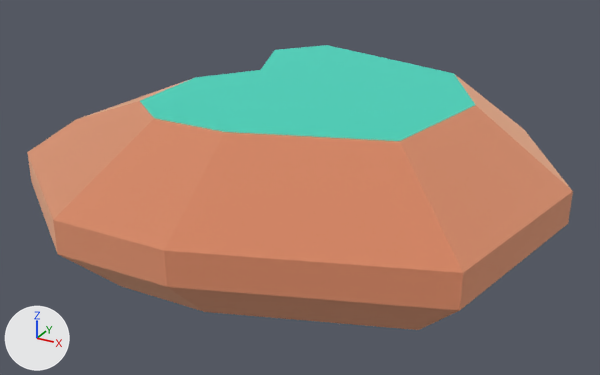
A saved change to the glTF model apps/client/public/env/kenney-nature-kit/rock_largeC.glb.
Both versions are drawn from a 50 mm lens placed at (0.776, -1.46, 0.767), pointed at (-0.009, -0.033, 0.054). The lights are fixed; the arrows at lower left show +X, +Y and +Z. The older version comes first.

Names of what the first picture shows: 'rock_largeC'.
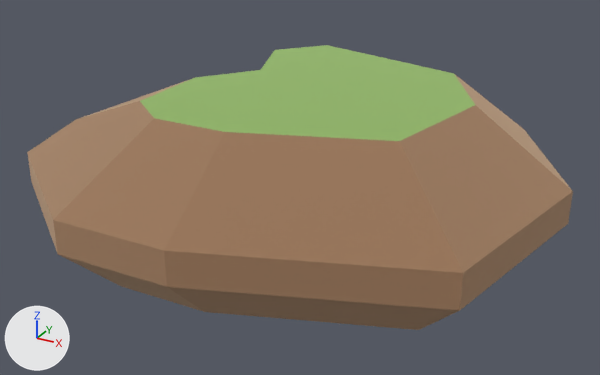
Where the newer file only moved an object's origin or applied its transform, the numbers keep the older frame.

Edits to the bpy script that builds the scene:
```text
Change mat_dirt:
    mat_dirt.base_color: (0.886, 0.514, 0.341) -> (0.612, 0.431, 0.29)  # beige #f2be9e -> beige #cdaf93
Change mat_grass:
    mat_grass.base_color: (0.173, 0.847, 0.722) -> (0.498, 0.698, 0.29)  # cyan #73eddd -> green #bbda93
```

Location of each change, [x1, y1, x2, y2] in pixels of the pictures (600 x 375 px):
'rock_largeC', recoloured: [27, 45, 573, 330] in both
